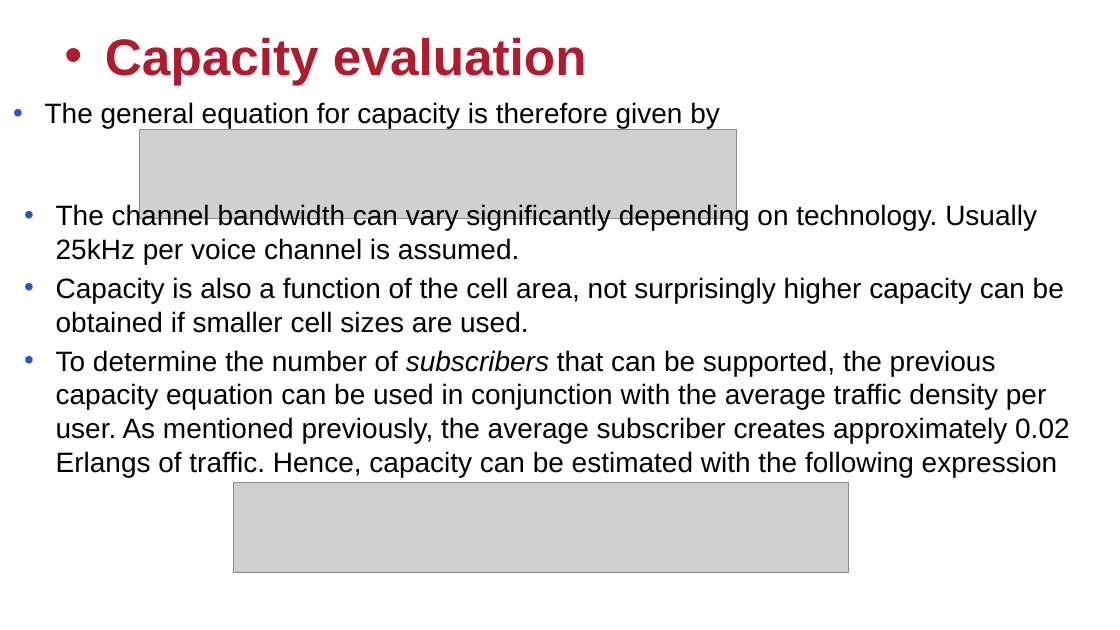
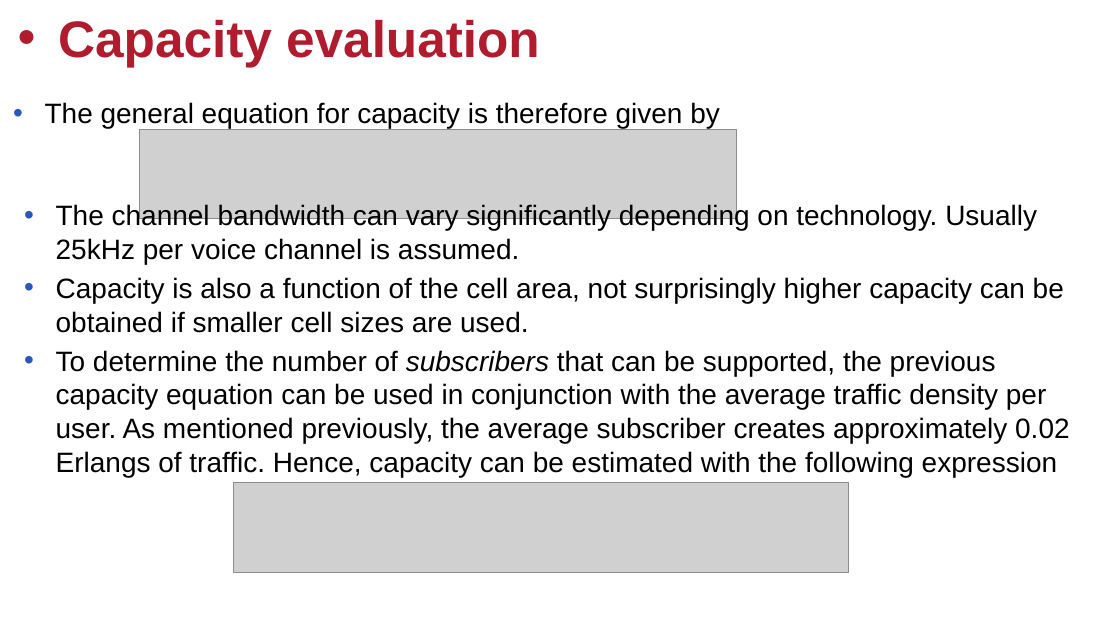
Before and after one commit to guiwecgdiu/UoBMaterial, a slide deck: slide 13 of Mobile Communication system/MCS-Part2/MCSLecture 6new.pptx. Drawn at 1120x630 pixels with LibreOffice and Linux fonts; fonts in the diff are those of the drawing; grey boxes stand for pictures; background and template pictures are left out. Boxes give left, top, right and bottom in pixels: in the first picture for what was removed or moved away, otherwise in the second. Text is boxed around its words. In the diff, an @@ line names an element or a change of style, - is before the commit and + after.

```diff
--- a/Mobile Communication system/MCS-Part2/MCSLecture 6new.pptx
+++ b/Mobile Communication system/MCS-Part2/MCSLecture 6new.pptx
@@ title "Capacity evaluation": place and size @@
-title "Capacity evaluation" at (105, 37, 587, 85)
+title "Capacity evaluation" at (58, 19, 540, 67)
```
Also in this commit, not shown: 2 other slides changed, 20 other files.
